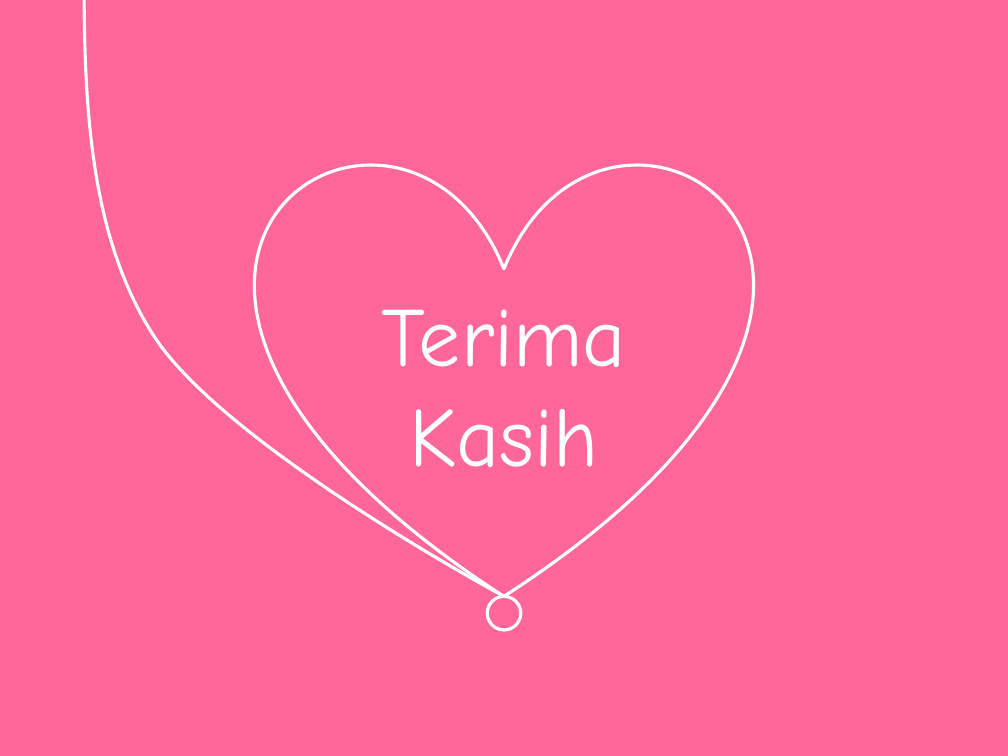
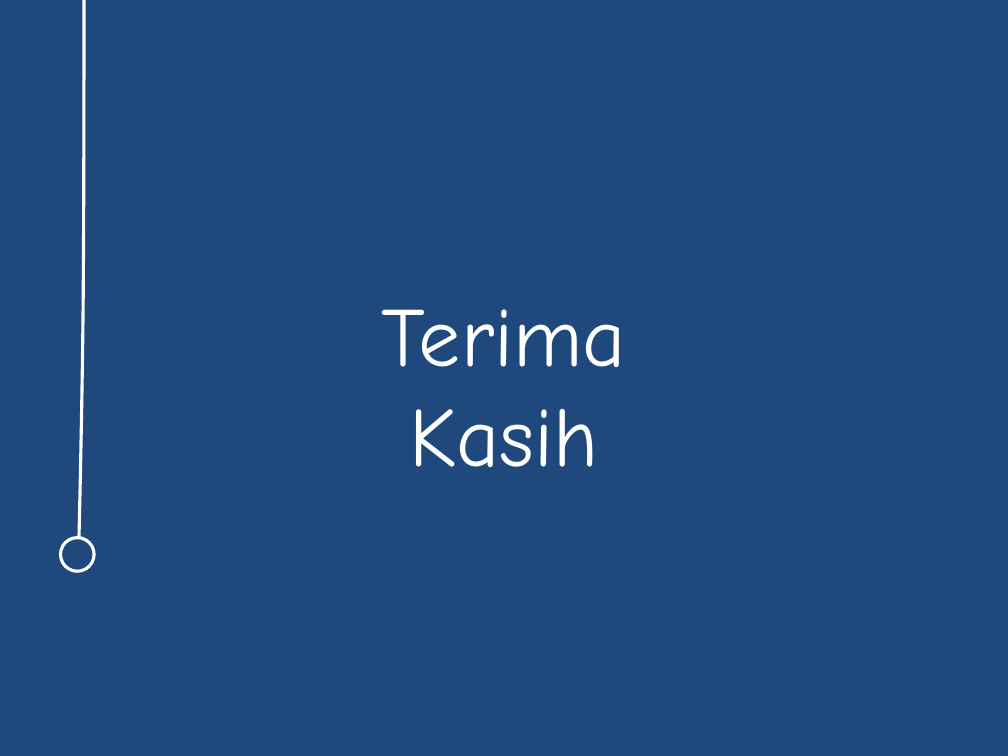
Before and after one commit to emfatoni/dashboard_pestle, a slide deck: slide 29 of dokumen/Slide Sidang.pptx. Drawn at 1008x756 pixels with LibreOffice and Linux fonts; fonts in the diff are those of the drawing. Boxes give left, top, right and bottom in pixels: in the first picture for what was removed or moved away, otherwise in the second. Text is boxed around its words. In the diff, an @@ line names an element or a change of style, - is before the commit and + after.

Commit message:
final slide?

```diff
--- a/dokumen/Slide Sidang.pptx
+++ b/dokumen/Slide Sidang.pptx
@@ background #FF6699 to #1F497D @@
@@ freeform shape: place and size @@
-freeform shape at bbox=[84, 0, 504, 596]
+freeform shape at bbox=[79, 0, 84, 537]
@@ heart removed at bbox=[256, 159, 752, 596] @@
@@ ellipse: place and size @@
-ellipse at bbox=[487, 597, 520, 630]
+ellipse at bbox=[60, 537, 94, 571]
@@ ellipse at bbox=[60, 537, 94, 571]: fill #FF6699 to #1F497D @@
```
Also in this commit, not shown: 2 other slides changed, 1 slide added, 1 slide removed.
